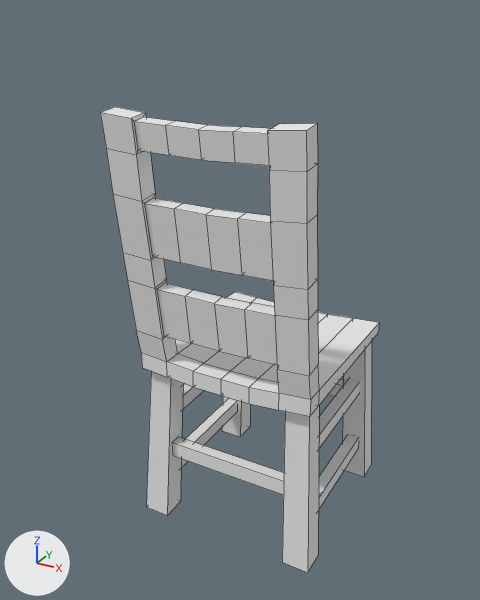
The OBJ model mods/pcity_nodes/models/pcity_nodes_chair.obj as it was, and as the next commit left it.
One viewpoint serves both versions: a camera (50 mm lens) standing at (1.39, -2.65, 2.06) and looking at (-0.08, 0.03, 0.72). The axes (+X, +Y, +Z) are drawn at lower left. The lights are the same throughout. Mesh edges are drawn as thin lines. Where no turn or scale is listed for an object, it has been applied to the vertices.

Names of what the first picture shows: 'Bars', 'Legs', 'Seat'.
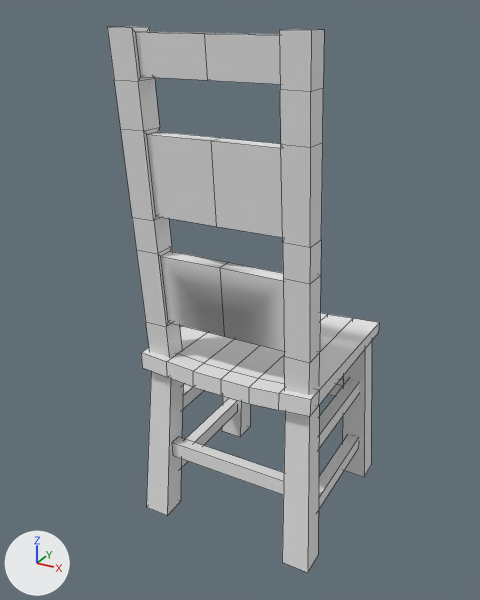
The newer file is also turned or shifted as a whole; pictures and numbers use the older file's frame.

Location of each change, [x1, y1, x2, y2] in pixels of the pictures (480 x 600 px):
'Legs', reshaped: before [146, 341, 372, 573]; after [107, 27, 372, 573]
'Seat', reshaped: before [100, 107, 379, 417]; after [141, 313, 379, 417]
part 1 of me_legs, added: after [107, 27, 324, 395]
part 2 of me_seat, cut back: before [100, 107, 319, 400]; after [142, 347, 319, 400]

The change, as a list of edits to the scene's bpy script:
```text
Change me_legs:
    used by ob_legs; location = (0.0, 0.0, 0.0)
    remove me_legs.from_pydata(...)  # 32 vertices, 20 faces; spans x -0.49..0.49, y -0.318..0.652, z -0.5..0.4
    add me_legs.from_pydata(...)  # 116 vertices, 115 faces; spans x -0.49..0.49, y -0.417..0.652, z -0.5..1.986
    me_legs part 1
    14 vertices are added at x -0.315..0.315, y -0.397..-0.229, z 1.016..1.969
    8 new vertices lie (0.0, -0.024, 0.25) away from vertices in x -0.435..0.435, y -0.266..-0.152, z 0.4
    8 new vertices lie (0.0, -0.036, 0.383) away from vertices in x -0.435..0.435, y -0.29..-0.176, z 0.65
    8 new vertices lie (0.0, -0.016, 0.16) away from vertices in x -0.435..0.435, y -0.326..-0.212, z 1.033
    8 new vertices lie (0.0, -0.037, 0.397) away from vertices in x -0.435..0.435, y -0.342..-0.228, z 1.193
    8 new vertices lie (0.0, -0.019, 0.198) away from vertices in x -0.435..0.435, y -0.379..-0.265, z 1.59
    8 new vertices lie (0.0, -0.019, 0.198) away from vertices in x -0.435..0.435, y -0.398..-0.284, z 1.788
    6 new vertices lie (0.0, -0.019, 0.017) away from vertices in x -0.315..0.315, y -0.284..-0.176, z 0.65..1.788
    5 new vertices lie (0.315, 0.0, 0.0) away from vertices in x -0.315, y -0.36..-0.195, z 0.667..1.805
    6 new vertices lie (0.0, -0.079, 0.0) away from vertices in x -0.315..0.315, y -0.303..-0.195, z 0.667..1.805
    5 new vertices lie (0.0, -0.078, 0.0) away from vertices in x -0.315..0.315, y -0.319..-0.247, z 1.21..1.969
    95 new faces join them
Change me_seat:
    used by ob_seat; location = (0.0, 0.0, 0.0)
    remove me_seat.from_pydata(...)  # 150 vertices, 154 faces; spans x -0.458..0.458, y -0.475..0.651, z 0.372..1.678
    add me_seat.from_pydata(...)  # 42 vertices, 40 faces; spans x -0.458..0.458, y -0.314..0.651, z 0.372..0.486
    me_seat part 2
    108 vertices are removed from x -0.458..0.458, y -0.475..-0.242, z 0.606..1.678
    116 faces are deleted
    2 new faces join them
```
